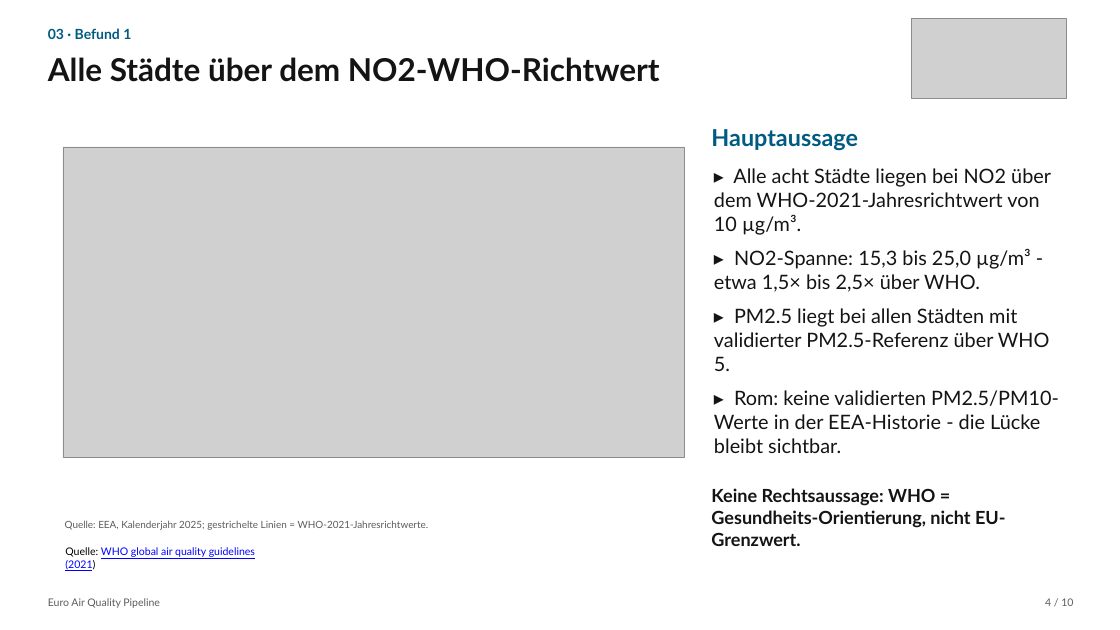
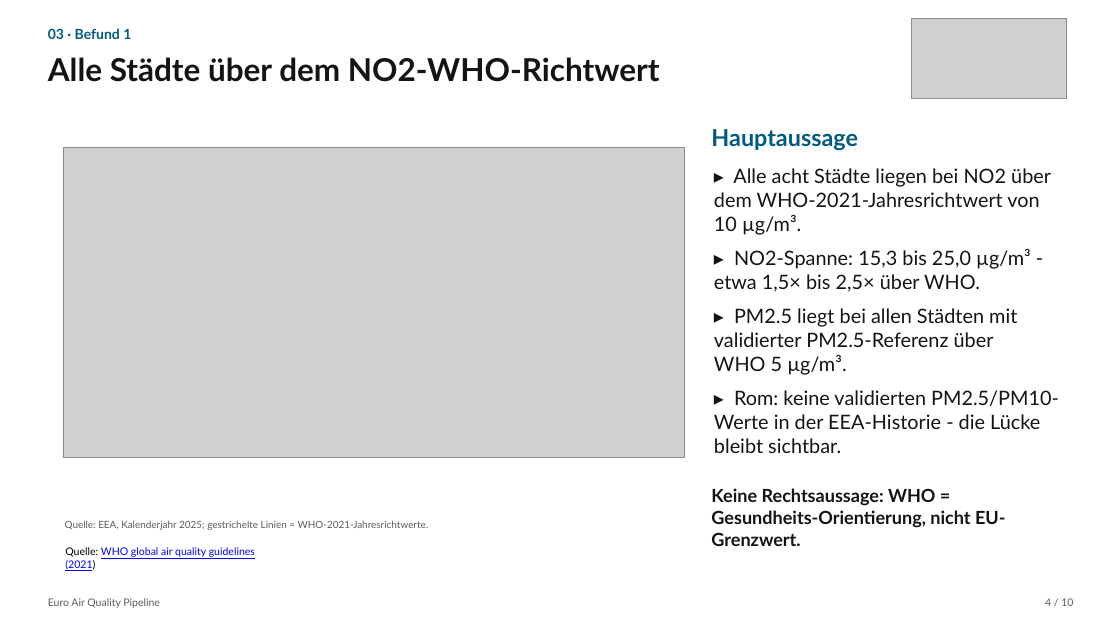
Before and after one commit to OnlyMajorG/euro-air-quality-pipeline, a slide deck: slide 4 of presentation/Euro_Air_Quality_Pipeline_FH_10Folien_v2.pptx. Drawn at 1120x630 pixels with LibreOffice and Linux fonts; fonts in the diff are those of the drawing; grey boxes stand for pictures. Boxes give left, top, right and bottom in pixels: in the first picture for what was removed or moved away, otherwise in the second. Text is boxed around its words. In the diff, an @@ line names an element or a change of style, - is before the commit and + after.

Commit message:
Update Presentation

```diff
--- a/presentation/Euro_Air_Quality_Pipeline_FH_10Folien_v2.pptx
+++ b/presentation/Euro_Air_Quality_Pipeline_FH_10Folien_v2.pptx
@@ text at <box>714,308,1017,375</box>: text changed @@
-▸ PM2.5 liegt bei allen Städten mit validierter PM2.5-Referenz über WHO 5.
+▸ PM2.5 liegt bei allen Städten mit validierter PM2.5-Referenz über
+WHO 5 µg/m³.
```
Also in this commit, not shown: 1 other slide changed.
